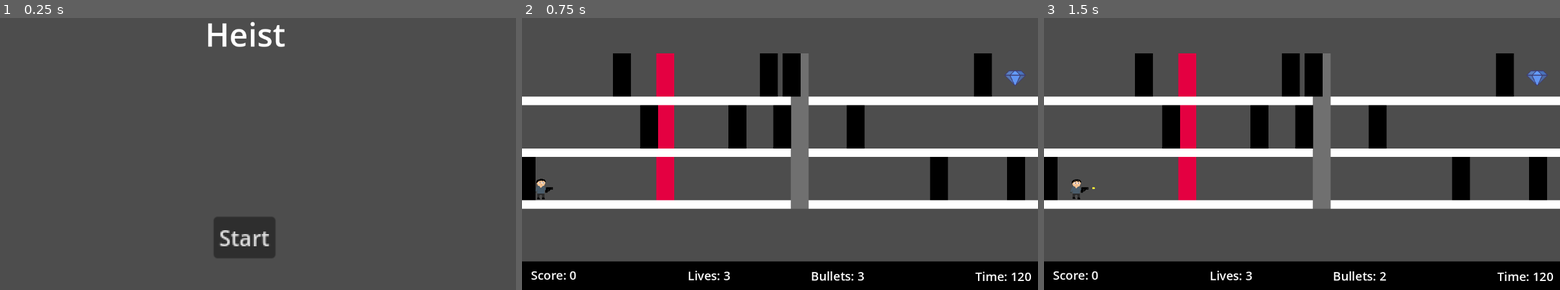
Above: before the commit, frames 1-3 (left to right).
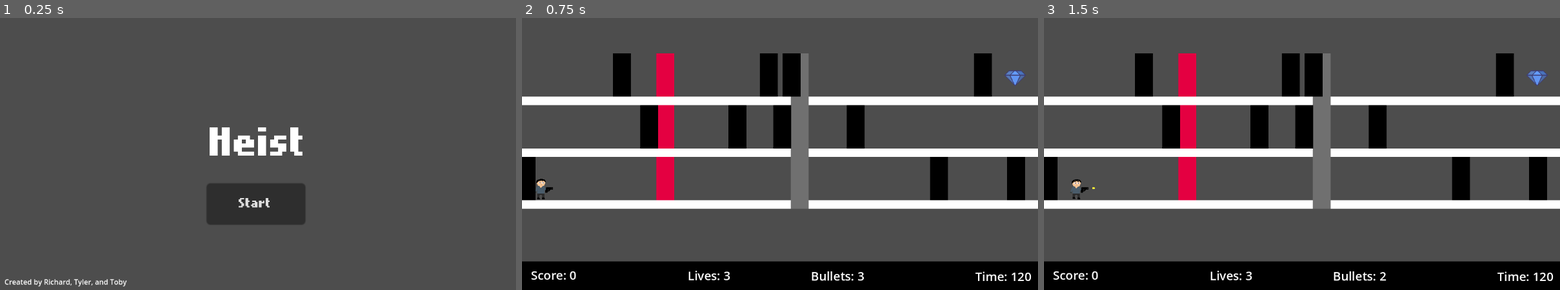
Above: after the commit, the same moments.

Repository: Colonelpanic0/Heist
Game: Godot game, scene res://Scenes/frontendnew.tscn
Two runs of this game, one before a commit and one after it. Both use one fixed random seed, a clock stepped at 60 frames per second and the inputs below. This scene is started directly instead of the project's main scene.
Inputs:
- Up to frame 1 (0.25 s): no input
- Up to frame 2 (0.75 s): click "Start" at 0.5 s
- Up to frame 3 (1.5 s): tap Enter at 1.25 s; hold D (Right) from 1.28 s (still down); tap 2 (Fire) at 1.35 s

The runs differ from the first frame. In frame 1, 5.7% of the frame differs, in the area x 0-60%, y 1-99%; in frame 2, nothing differs; in frame 3, nothing differs.

Commit message:
Update frontend menu

Diff:
--- a/heist/Scenes/frontendnew.tscn
+++ b/heist/Scenes/frontendnew.tscn
@@ -1,7 +1,8 @@
-[gd_scene load_steps=4 format=3 uid="uid://ydbhv5kp4lx4"]
+[gd_scene load_steps=5 format=3 uid="uid://ydbhv5kp4lx4"]
 
 [ext_resource type="Script" uid="uid://dmxi2tntnktow" path="res://Scripts/frontend.gd" id="1_okd1r"]
 [ext_resource type="PackedScene" uid="uid://cnkbuxxsn4t0f" path="res://Scenes/playablenew.tscn" id="2_ykldq"]
+[ext_resource type="FontFile" uid="uid://c6oxbi4xm0csc" path="res://Fonts/nokiafc22.ttf" id="3_hoxa8"]
 
 [sub_resource type="LabelSettings" id="LabelSettings_pk5ou"]
 font_size = 72
@@ -21,21 +22,50 @@
 grow_vertical = 2
 
 [node name="Label" type="Label" parent="CanvasLayer/Control"]
-layout_mode = 0
-offset_left = 458.0
-offset_top = 26.0
-offset_right = 637.0
-offset_bottom = 125.0
+layout_mode = 1
+anchors_preset = 8
+anchor_left = 0.5
+anchor_top = 0.5
+anchor_right = 0.5
+anchor_bottom = 0.5
+offset_left = -108.0
+offset_top = -49.5
+offset_right = 108.0
+offset_bottom = 49.5
+grow_horizontal = 2
+grow_vertical = 2
+theme_override_fonts/font = ExtResource("3_hoxa8")
 text = "Heist"
 label_settings = SubResource("LabelSettings_pk5ou")
 
 [node name="Button" type="Button" parent="CanvasLayer/Control"]
-layout_mode = 0
-offset_left = 477.0
-offset_top = 484.0
-offset_right = 523.0
-offset_bottom = 515.0
+layout_mode = 1
+anchors_preset = 8
+anchor_left = 0.5
+anchor_top = 0.5
+anchor_right = 0.5
+anchor_bottom = 0.5
+offset_left = -115.0
+offset_top = 85.0
+offset_right = -41.333252
+offset_bottom = 116.0
+grow_horizontal = 2
+grow_vertical = 2
 scale = Vector2(3, 3)
+theme_override_fonts/font = ExtResource("3_hoxa8")
+theme_override_font_sizes/font_size = 8
 text = "Start"
 
+[node name="Label2" type="Label" parent="CanvasLayer/Control"]
+layout_mode = 1
+anchors_preset = 2
+anchor_top = 1.0
+anchor_bottom = 1.0
+offset_left = 10.0
+offset_top = -30.0
+offset_right = 283.0
+offset_bottom = -7.0
+grow_vertical = 0
+text = "Created by Richard, Tyler, and Toby"
+
 [connection signal="pressed" from="CanvasLayer/Control/Button" to="CanvasLayer" method="_on_start_pressed"]
